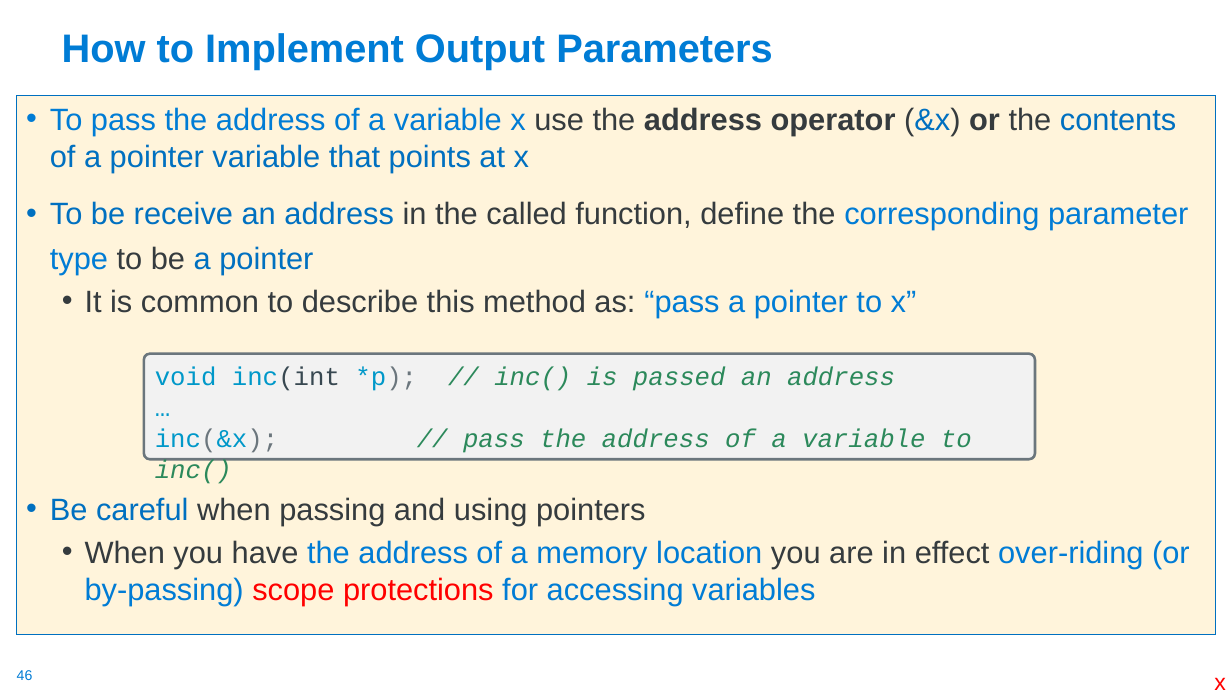
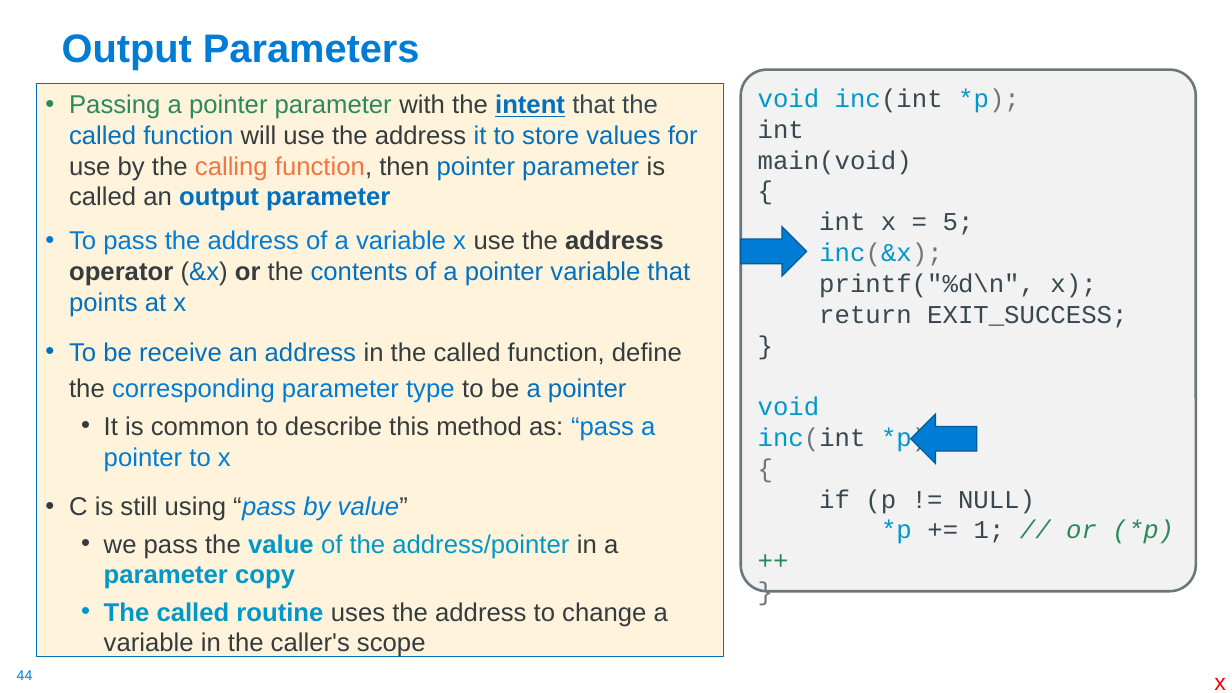
Before and after one commit to cse30-fa22/Muller_CSE30_Lecture_Slides, a slide deck: slide 44 of 03_C_Part2.pptx (slide 46 before the commit). Drawn at 1232x693 pixels with LibreOffice and Linux fonts; fonts in the diff are those of the drawing. Boxes give left, top, right and bottom in pixels: in the first picture for what was removed or moved away, otherwise in the second. Text is boxed around its words. In the diff, an @@ line names an element or a change of style, - is before the commit and + after.

```diff
--- a/03_C_Part2.pptx
+++ b/03_C_Part2.pptx
@@ title at box(62, 34, 420, 69): text changed @@
-How to Implement Output Parameters
+Output Parameters
@@ text "Passing a pointer parameter with ...": place and size @@
-text "Passing a pointer parameter with ..." at box(17, 95, 1215, 634)
+text "Passing a pointer parameter with ..." at box(36, 83, 724, 657)
@@ rounded rectangle added at box(741, 69, 1197, 592), fill #F2F2F2, outline #6B767D 2 pt, 20 pt, text #384851 @@
+void inc(int *p);
+int
+main(void)
+{
+int x = 5;
+inc(&x);
+printf("%d\n", x);
+return EXIT_SUCCESS;
+}
+void
+inc(int *p)
+{
+if (p != NULL)
+*p += 1; // or (*p)++
+}
@@ text at box(69, 94, 698, 211): paragraph added @@
+• Passing a pointer parameter with the intent that the called function will use the address it to store values for use by the calling function, then pointer parameter is called an output parameter
@@ text at box(69, 230, 690, 403): size 24 to 20 pt in "To pass the address of a variable ...", "To be receive an address in the ..." @@
@@ right arrow added at box(741, 226, 807, 275), fill #007CD5, outline #005C9E 1 pt @@
@@ rounded rectangle removed at box(144, 354, 1036, 459) @@
-void inc(int *p); // inc() is passed an address
-…
-inc(&x); // pass the address of a variable to inc()
@@ text at box(69, 416, 668, 657): text changed; size 24 to 20 pt; text colour #007CD5 to #363B3E @@
-  • It is common to describe this method as: “pass a pointer to x”
-• Be careful when passing and using pointers
-  • When you have the address of a memory location you are in effect over-riding (or by-passing) scope protections for accessing variables
+  • It is common to describe this method as: “pass a pointer to x
+• C is still using “pass by value”
+  • we pass the value of the address/pointer in a parameter copy
+  • The called routine uses the address to change a variable in the caller's scope
@@ right arrow added at box(911, 414, 977, 463), fill #007CD5, outline #005C9E 1 pt @@
@@ page number at box(17, 670, 33, 680): text changed @@
-46
+44
```
Also in this commit, not shown: 11 other slides changed, 4 slides added, 3 slides removed, 1 other file.
